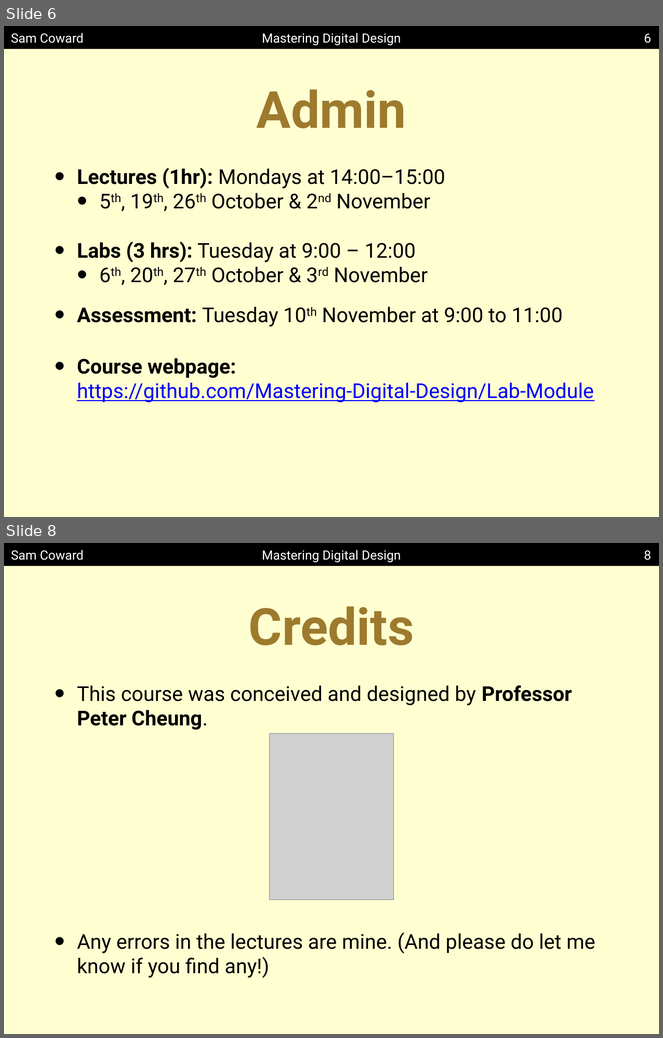
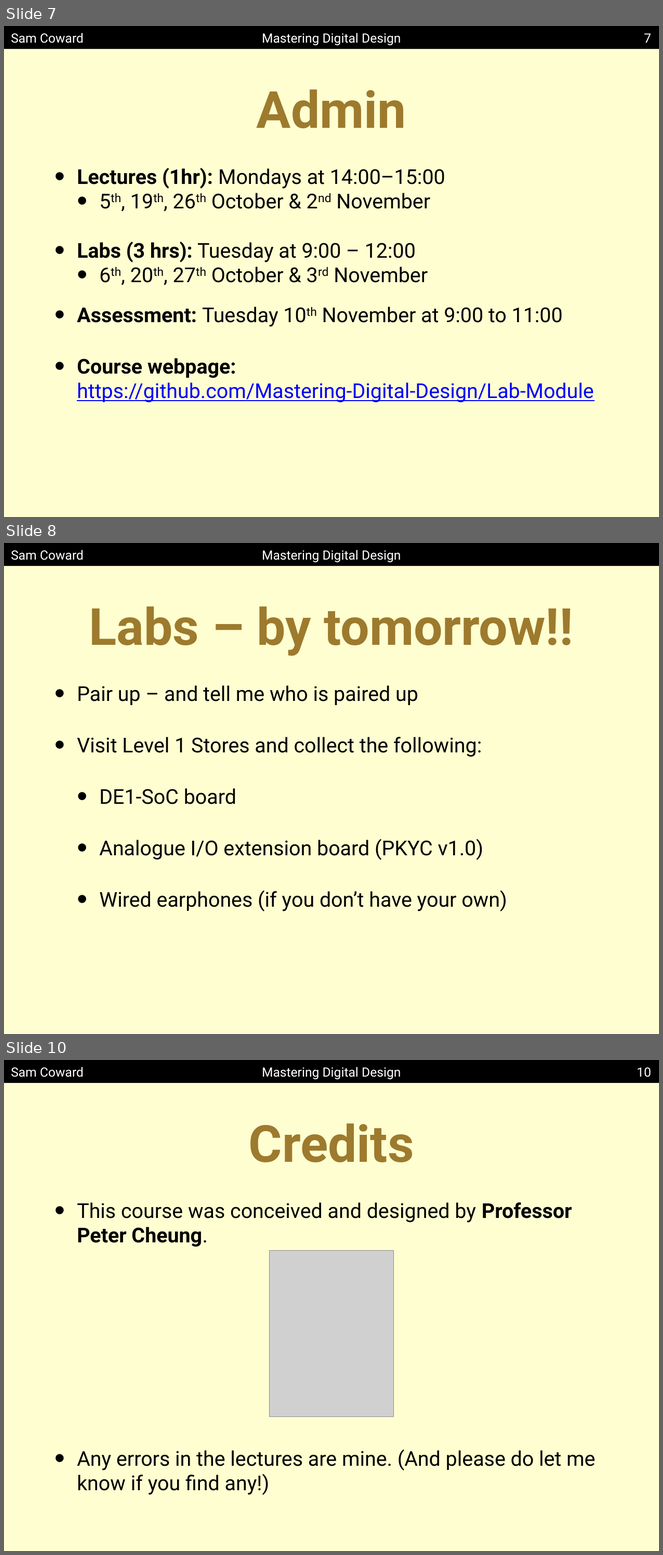
Before and after one commit to Mastering-Digital-Design/Lab-Module, a slide deck: lectures/lecture1.pptx. Shown one above the other, each under a label of ours: slides 6 and 8 before the commit, slides 7, 8 and 10 after it; the slides between them are not shown. The pictures are 663x1038 and 663x1555 pixels, drawn with LibreOffice and Linux fonts; fonts in the diff are those of the drawing; grey boxes stand for pictures. Boxes give left, top, right and bottom in pixels: in the first picture for what was removed or moved away, otherwise in the second. Text is boxed around its words. In the diff, an @@ line names an element or a change of style, - is before the commit and + after.

```diff
--- a/lectures/lecture1.pptx
+++ b/lectures/lecture1.pptx
@@ slide 8 added at [4, 543, 659, 1034], background #FFFED1; not listed: 3 template elements that a slide beside it also shows @@
@@ title added at [89, 606, 574, 656], 80 pt, text #9D7A2D, bold @@
+Labs – by tomorrow!!
@@ text added at [77, 685, 507, 912], 32 pt, text #000000 @@
+• Pair up – and tell me who is paired up
+• Visit Level 1 Stores and collect the following:
+  • DE1-SoC board
+  • Analogue I/O extension board (PKYC v1.0)
+  • Wired earphones (if you don’t have your own)
@@ what was slide 6 is now slide 7 @@
@@ page number at [644, 33, 651, 43]: text changed @@
-6
+7
@@ what was slide 8 is now slide 10 @@
@@ page number at [637, 1067, 651, 1077]: text changed @@
-8
+10
```
Also in this commit, not shown: 1 other slide added, 3 other files.
